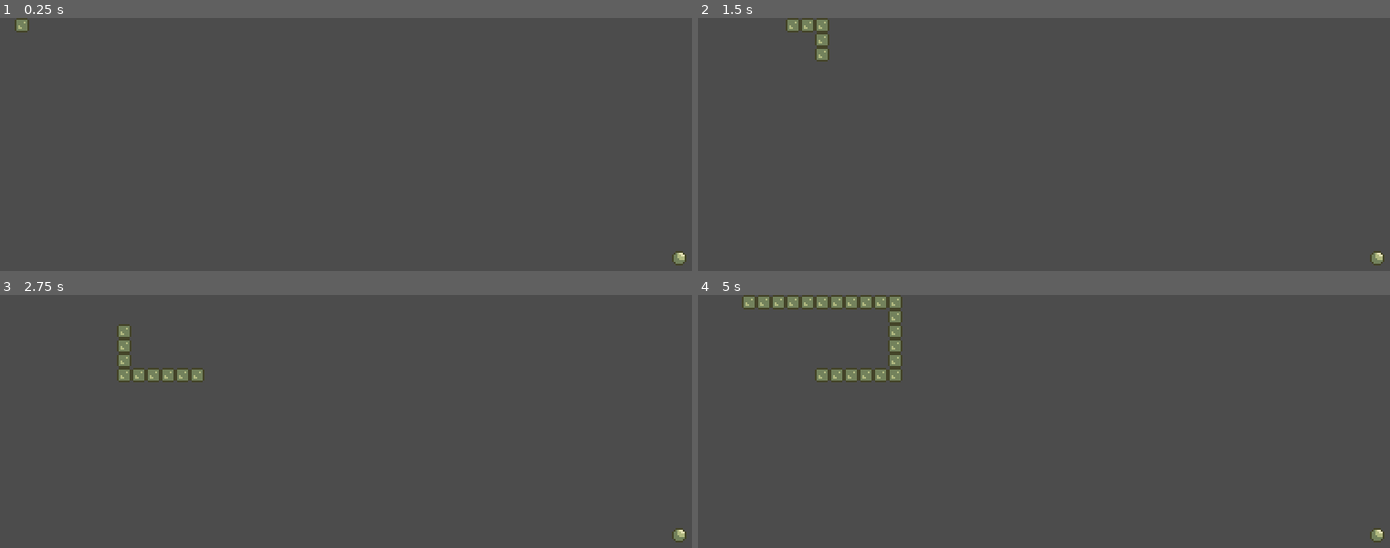
Above: before the commit, frames 1-4 (two rows, left to right).
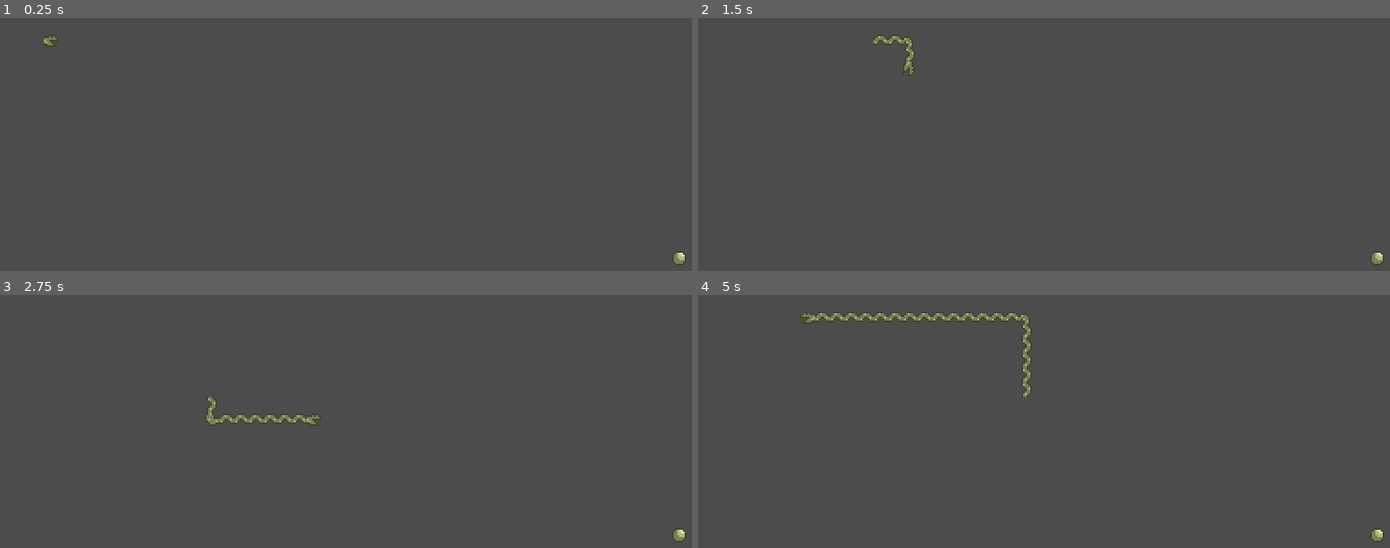
Above: after the commit, the same moments.

Repository: mikahimself/snake
Game: Godot game, scene res://scenes/GameScreen.tscn
Two runs of this game, one before a commit and one after it. Both use one fixed random seed, a clock stepped at 60 frames per second and the inputs below.
Inputs:
- Up to frame 1 (0.25 s): no input
- Up to frame 2 (1.5 s): hold Right (ui_right) 0.53-1.28 s; tap Space (ui_select) at 0.77 s; hold Down (ui_down) from 1.28 s (still down)
- Up to frame 3 (2.75 s): tap Space (ui_select) at 1.52 s; release Down (ui_down) at 2.03 s; hold Right (ui_right) from 2.03 s (still down)
- Up to frame 4 (5 s): release Right (ui_right) at 2.78 s; hold Up (ui_up) 2.78-3.53 s; tap Space (ui_select) at 3.02, 3.77, 4.52 s; hold Left (ui_left) from 3.53 s (still down)

The runs differ from the first frame. In frame 1, 0.2% of the frame differs, in the area x 2-9%, y 0-12%; in frame 2, 0.9%; in frame 3, 1.7%; in frame 4, 3.7%, in the area x 6-49%, y 0-41%.

Commit message:
Add snake images, move functionality to gamescreen, prevent fruit from spawning under snake.

Diff:
--- a/scenes/Fruit.tscn
+++ b/scenes/Fruit.tscn
@@ -6,4 +6,3 @@
 scale = Vector2( 2, 2 )
 z_index = 5
 texture = ExtResource( 1 )
-centered = false
--- a/scenes/SnakeTile.tscn
+++ b/scenes/SnakeTile.tscn
@@ -6,4 +6,3 @@
 scale = Vector2( 2, 2 )
 z_index = 10
 texture = ExtResource( 1 )
-centered = false
--- a/scripts/GameScreen.gd
+++ b/scripts/GameScreen.gd
@@ -3,10 +3,11 @@
 var screen_w: int = 768
 var screen_h: int = 432
 var tile_size: int = 16
-var start_x: int = 0
-var start_y: int = 0
+var start_x: int = 24
+var start_y: int = 24
+var offset: int = 8
 var game_on: bool = true
-var move_time_step: float = 0.15
+var move_time_step: float = 0.1
 var current_move_time: float = 0.0
 
 onready var snake_scene: PackedScene = preload("res://scenes/Snake.tscn")
@@ -15,6 +16,7 @@
 var fruit: Sprite
 
 func _ready():
+    randomize()
     spawn_snake()
     spawn_fruit()
 
@@ -35,8 +37,12 @@
     var rows = screen_h / tile_size
     var new_col = randi() % cols
     var new_row = randi() % rows
-    var new_pos = Vector2(new_col * tile_size, new_row * tile_size)
-    fruit.position = new_pos
+    var new_pos = Vector2(new_col * tile_size + offset, new_row * tile_size + offset)
+
+    if snake.is_fruit_under_snake(new_pos):
+        move_fruit()
+    else:
+        fruit.position = new_pos
 
 func _process(delta) -> void:
     if game_on:
@@ -44,7 +50,8 @@
         current_move_time += delta
 
         if current_move_time >= move_time_step:
-            snake.move_snake()
+            snake.calculate_snake_position()
+            snake.draw_snake()
             snake.check_for_fruit(fruit.position)
             current_move_time = 0
 
--- a/scripts/Snake.gd
+++ b/scripts/Snake.gd
@@ -11,6 +11,12 @@
 var start_position: Vector2
 
 onready var snake_tile: PackedScene = preload("res://scenes/SnakeTile.tscn")
+onready var snake_corner_12 = preload("res://art/snake-corner-12.png")
+onready var snake_corner_18 = preload("res://art/snake-corner-18.png")
+onready var snake_corner_84 = preload("res://art/snake-corner-84.png")
+onready var snake_corner_42 = preload("res://art/snake-corner-42.png")
+onready var snake_body = preload("res://art/snake-tile.png")
+onready var snake_head = preload("res://art/snake-head-tile.png")
 onready var snake_tiles = $SnakeTiles
 
 signal snake_died()
@@ -21,6 +27,7 @@
 func _ready() -> void:
 	var head = snake_tile.instance()
 	head.position = start_position
+	head.set_texture(snake_head)
 	snake_tiles.add_child(head)
 	tiles.append(head)
 	tile_pos.append(head.position)
@@ -41,9 +48,7 @@
 	if Input.is_action_pressed("ui_select"):
 		eat_fruit()
 
-func move_snake() -> void:
-
-	last_pos = tile_pos[-1]
+func calculate_snake_position() -> void:
 	var new_pos = Vector2.ZERO
 
 	match direction:
@@ -56,28 +61,94 @@
 		directions.DOWN:
 			new_pos = Vector2(tiles[0].position.x, tiles[0].position.y + tile_size)
 
-	if new_pos.x >= 768:
-		new_pos.x = 0
+	# Pass to other side of screen
+	if new_pos.x >= 776:
+		new_pos.x = 8
 	if new_pos.x < 0:
-		new_pos.x = 752
-	if new_pos.y > 416:
-		new_pos.y = 0
+		new_pos.x = 760
+	if new_pos.y > 424:
+		new_pos.y = 8
 	if new_pos.y < 0:
-		new_pos.y = 416
+		new_pos.y = 424
 
 	tile_pos.pop_back()
 	check_for_tail(new_pos)
 	tile_pos.push_front(new_pos)
 
-	for i in range(0, tiles.size()):
+func draw_snake() -> void:
+	for i in range(1, tiles.size()):
 		tiles[i].position = tile_pos[i]
+		if i > 0:
+			tiles[i].set_texture(snake_body)
+			tiles[0].flip_h = false
+			if tile_pos[i - 1].x < tile_pos[i].x:
+				tiles[i].rotation_degrees = 0
+				var next_tile = i + 1
+				if next_tile < tile_pos.size():
+					if tile_pos[i + 1].y < tile_pos[i].y:
+						tiles[i].set_texture(snake_corner_18)
+					elif tile_pos[i + 1].y > tile_pos[i].y:
+						tiles[i].set_texture(snake_corner_84)
+			elif tile_pos[i - 1].x > tile_pos[i].x:
+				tiles[i].rotation_degrees = 0
+				var next_tile = i + 1
+				if next_tile < tile_pos.size():
+					if tile_pos[i + 1].y < tile_pos[i].y:
+						tiles[i].set_texture(snake_corner_12)
+					elif tile_pos[i + 1].y > tile_pos[i].y:
+						tiles[i].set_texture(snake_corner_42)
 
-	print(tile_pos[0])
+			elif tile_pos[i - 1].y < tile_pos[i].y:
+				var next_tile = i + 1
+				if next_tile < tile_pos.size():
+					if tile_pos[i + 1].x < tile_pos[i].x:
+						tiles[i].set_texture(snake_corner_18)
+					elif tile_pos[i + 1].x > tile_pos[i].x:
+						tiles[i].set_texture(snake_corner_12)
+					else:
+						tiles[i].rotation_degrees = 90
+				else:
+					tiles[i].rotation_degrees = 90
+			elif tile_pos[i - 1].y > tile_pos[i].y:
+				var next_tile = i + 1
+				if next_tile < tile_pos.size():
+					if tile_pos[i + 1].x > tile_pos[i].x:
+						tiles[i].set_texture(snake_corner_42)
+					elif tile_pos[i + 1].x < tile_pos[i].x:
+						tiles[i].set_texture(snake_corner_84)
+					else:
+						tiles[i].rotation_degrees = 90
+				else:
+					tiles[i].rotation_degrees = 90
+
+	set_snake_head()
+
+func set_snake_head() -> void:
+	tiles[0].position = tile_pos[0]
+	match direction:
+		directions.LEFT:
+			tiles[0].rotation_degrees = 0
+			tiles[0].flip_h = true
+		directions.RIGHT:
+			tiles[0].rotation_degrees = 0
+			tiles[0].flip_h = false
+		directions.UP:
+			tiles[0].rotation_degrees = -90
+			tiles[0].flip_h = false
+		directions.DOWN:
+			tiles[0].rotation_degrees = 90
+			tiles[0].flip_h = false
 
 func check_for_fruit(fruit_position) -> void:
 	if fruit_position == tile_pos[0]:
 		eat_fruit()
 		emit_signal("ate_fruit")
+
+func is_fruit_under_snake(fruit_position) -> bool:
+	if tile_pos.has(fruit_position):
+		return true
+	else:
+		return false
 
 func check_for_tail(new_pos) -> void:
 	if tile_pos.has(new_pos):
Binary file added: art/snake-corner-12.png
Not shown, added: art/snake-corner-12.png.import
Binary file added: art/snake-corner-18.png
Not shown, added: art/snake-corner-18.png.import
Binary file added: art/snake-corner-42.png
Not shown, added: art/snake-corner-42.png.import
Binary file added: art/snake-corner-84.png
Not shown, added: art/snake-corner-84.png.import
Binary file added: art/snake-corner-tile.png
Not shown, added: art/snake-corner-tile.png.import
Binary file added: art/snake-head-tile.png
Not shown, added: art/snake-head-tile.png.import
(and 1 more such lines)
